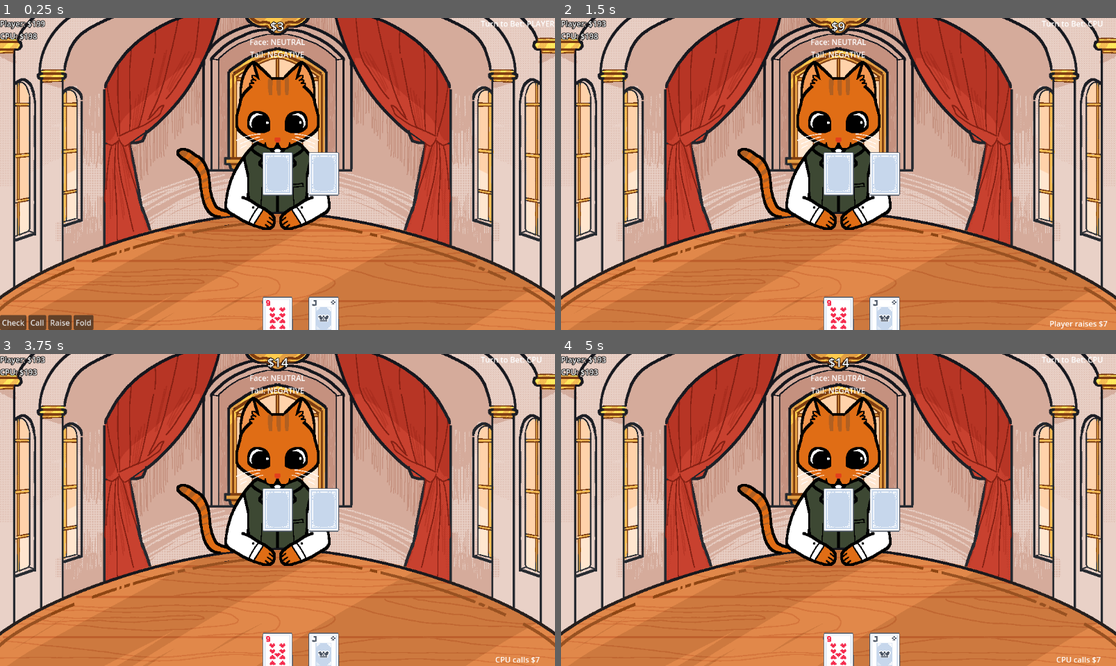
Above: before the commit, frames 1-4 (two rows, left to right).
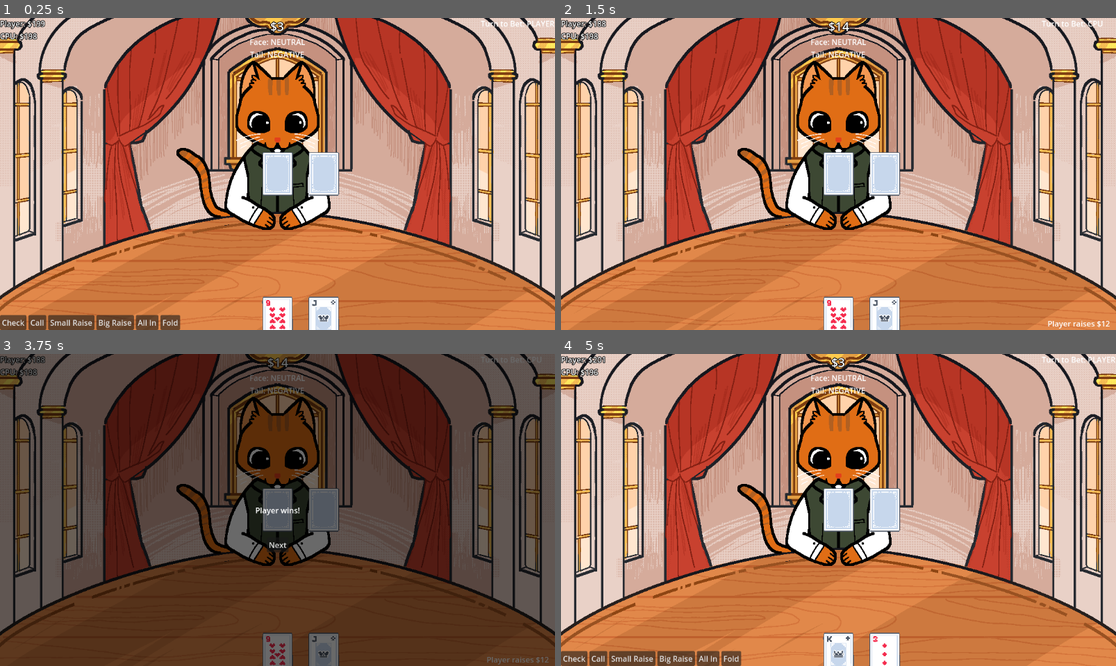
Above: after the commit, the same moments.

Repository: david8zhang/cat-poker
Game: Godot game, scene res://scenes/Main.tscn
Same seed, same stepped clock (60 frames per second), same inputs: the game is played once before the commit and once after it.
Inputs (mouse positions are in pixels of both pictures, inside the frame that each line leads up to):
- Up to frame 1 (0.25 s): no input
- Up to frame 2 (1.5 s): click (622, 323) at 0.5 s, where only the run before the commit has a clickable "Raise"; tap Enter at 1.25 s
- Up to frame 3 (3.75 s): tap Space at 2, 3.5 s; tap Enter at 2.75 s
- Up to frame 4 (5 s): click (838, 544) at 4.25 s, where only the run after the commit has a clickable "Next"

The runs differ from the first frame. In frame 1, 0.8% of the frame differs, in the area x 9-33%, y 95-100%; in frame 2, 0.2%; in frame 3, 95%, in the area x 0-100%, y 0-100%; in frame 4, 2.2%.

Commit message:
added cpu reaction to player bets

Diff:
--- a/scenes/Main.tscn
+++ b/scenes/Main.tscn
@@ -48,11 +48,23 @@
 text = "Call
 "
 
-[node name="Raise" type="Button" parent="CanvasLayer/PlayerActionButtons"]
-layout_mode = 2
-size_flags_horizontal = 4
-size_flags_vertical = 8
-text = "Raise
+[node name="Small Raise" type="Button" parent="CanvasLayer/PlayerActionButtons"]
+layout_mode = 2
+size_flags_horizontal = 4
+size_flags_vertical = 8
+text = "Small Raise"
+
+[node name="Big Raise" type="Button" parent="CanvasLayer/PlayerActionButtons"]
+layout_mode = 2
+size_flags_horizontal = 4
+size_flags_vertical = 8
+text = "Big Raise"
+
+[node name="All in" type="Button" parent="CanvasLayer/PlayerActionButtons"]
+layout_mode = 2
+size_flags_horizontal = 4
+size_flags_vertical = 8
+text = "All In
 "
 
 [node name="Fold" type="Button" parent="CanvasLayer/PlayerActionButtons"]
@@ -183,5 +195,7 @@
 
 [connection signal="button_up" from="CanvasLayer/PlayerActionButtons/Check" to="Player" method="_on_check_button_up"]
 [connection signal="pressed" from="CanvasLayer/PlayerActionButtons/Call" to="Player" method="_on_call_pressed"]
-[connection signal="pressed" from="CanvasLayer/PlayerActionButtons/Raise" to="Player" method="_on_raise_pressed"]
+[connection signal="pressed" from="CanvasLayer/PlayerActionButtons/Small Raise" to="Player" method="_on_small_raise_pressed"]
+[connection signal="pressed" from="CanvasLayer/PlayerActionButtons/Big Raise" to="Player" method="_on_big_raise_pressed"]
+[connection signal="pressed" from="CanvasLayer/PlayerActionButtons/All in" to="Player" method="_on_all_in_pressed"]
 [connection signal="pressed" from="CanvasLayer/PlayerActionButtons/Fold" to="Player" method="_on_fold_pressed"]
--- a/scripts/CPUCardPlayer.gd
+++ b/scripts/CPUCardPlayer.gd
@@ -51,6 +51,7 @@
 
 var curr_face_reaction = FaceReactionTypes.NEUTRAL
 var curr_tail_reaction = TailReactionTypes.NEUTRAL
+var did_reraise = false
 
 func _ready():
 	game.all_ready.connect(all_ready)
@@ -80,6 +81,7 @@
 	game.blind_bet(amount, Game.Side.CPU)
 
 func make_bet(amount):
+	amount = min(amount, curr_bankroll)
 	var amount_added = amount - game.curr_cpu_bet
 	curr_bankroll -= amount_added
 	bet.emit(amount)
@@ -90,8 +92,48 @@
 		amount_to_call = game.curr_player_bet - game.curr_cpu_bet
 	bet.emit(amount_to_call + raise_amount)
 
+func is_curr_hand_better_than_community():
+	match game.curr_phase:
+		Game.GamePhase.FLOP:
+			var best_hand = get_best_hand_flop()
+			var community_hand = Game.Hand.new()
+			community_hand.cards = game.curr_community_cards
+			if game.is_three_of_a_kind(game.curr_community_cards):
+				community_hand.hand_type = Game.HandTypes.THREE_OF_A_KIND
+			if game.is_pair(game.curr_community_cards):
+				community_hand.hand_type = Game.HandTypes.PAIR
+			else:
+				community_hand.hand_type = Game.HandTypes.HIGH_CARD
+			print("Community hand: " + get_enum_name(Game.HandTypes, community_hand.hand_type))
+			print("CPU hand: " + get_enum_name(Game.HandTypes, best_hand.hand_type))
+			return game.compare_hands(best_hand, community_hand) == 1
+		Game.GamePhase.TURN:
+			var best_hand = get_best_hand_turn()
+			var community_hand = Game.Hand.new()
+			community_hand.cards = game.curr_community_cards
+			if game.is_four_of_a_kind(game.curr_community_cards):
+				community_hand.hand_type = Game.HandTypes.FOUR_OF_A_KIND
+			elif game.is_three_of_a_kind(game.curr_community_cards):
+				community_hand.hand_type = Game.HandTypes.THREE_OF_A_KIND
+			elif game.is_two_pair(game.curr_community_cards):
+				community_hand.hand_type = Game.HandTypes.TWO_PAIR
+			if game.is_pair(game.curr_community_cards):
+				community_hand.hand_type = Game.HandTypes.PAIR
+			else:
+				community_hand.hand_type = Game.HandTypes.HIGH_CARD
+			print("Community hand: " + get_enum_name(Game.HandTypes, community_hand.hand_type))
+			print("CPU hand: " + get_enum_name(Game.HandTypes, best_hand.hand_type))
+			return game.compare_hands(best_hand, community_hand) == 1
+		Game.GamePhase.RIVER:
+			var community_hand = game.get_best_5card_hand(game.curr_community_cards)
+			var best_hand = get_best_hand_river()
+			print("Community hand: " + get_enum_name(Game.HandTypes, community_hand.hand_type))
+			print("CPU hand: " + get_enum_name(Game.HandTypes, best_hand.hand_type))
+			return game.compare_hands(best_hand, community_hand) == 1
+
 # Reaction behavior (for easy CPU)
 func react_to_phase():
+	# TODO: Compare the current hand with the best hand using JUST community cards (otherwise we're reacting to a hand the opp may also have)
 	match game.curr_phase:
 		Game.GamePhase.PREFLOP:
 			var type_of_hole_cards = get_hole_cards_type()
@@ -102,41 +144,157 @@
 			else:
 				slightly_negative_react()
 		Game.GamePhase.FLOP:
-			var best_hand_so_far = get_best_hand_flop().hand_type
-			if VERY_STRONG_HAND_TYPES.has(best_hand_so_far):
-				very_positive_react()
-			elif STRONG_HAND_TYPES.has(best_hand_so_far):
-				slightly_positive_react()
-			elif DECENT_HAND_TYPES.has(best_hand_so_far):
-				slightly_positive_react()
-			elif is_straight_draw_flop() or is_flush_draw_flop():
-				slightly_positive_react()
+			if is_curr_hand_better_than_community():
+				var best_hand_so_far = get_best_hand_flop().hand_type
+				if VERY_STRONG_HAND_TYPES.has(best_hand_so_far) or STRONG_HAND_TYPES.has(best_hand_so_far):
+					very_positive_react()
+				elif DECENT_HAND_TYPES.has(best_hand_so_far):
+					slightly_positive_react()
+				elif is_straight_draw_flop() or is_flush_draw_flop():
+					slightly_positive_react()
+				else:
+					neutral_react()
 			else:
 				neutral_react()
 		Game.GamePhase.TURN:
-			var best_hand_so_far = get_best_hand_turn().hand_type
-			if VERY_STRONG_HAND_TYPES.has(best_hand_so_far):
-				very_positive_react()
-			elif STRONG_HAND_TYPES.has(best_hand_so_far):
-				slightly_positive_react()
-			elif DECENT_HAND_TYPES.has(best_hand_so_far):
-				slightly_positive_react()
-			elif is_straight_draw_turn() or is_flush_draw_turn():
-				slightly_positive_react()
+			if is_curr_hand_better_than_community():
+				var best_hand_so_far = get_best_hand_turn().hand_type
+				if VERY_STRONG_HAND_TYPES.has(best_hand_so_far) or STRONG_HAND_TYPES.has(best_hand_so_far):
+					very_positive_react()
+				elif DECENT_HAND_TYPES.has(best_hand_so_far):
+					slightly_positive_react()
+				elif is_straight_draw_turn() or is_flush_draw_turn():
+					slightly_positive_react()
+				else:
+					neutral_react()
 			else:
 				neutral_react()
-			pass
 		Game.GamePhase.RIVER:
-			var best_hand_so_far = get_best_hand_turn().hand_type
-			if VERY_STRONG_HAND_TYPES.has(best_hand_so_far):
-				very_positive_react()
-			elif STRONG_HAND_TYPES.has(best_hand_so_far):
-				slightly_positive_react()
-			elif DECENT_HAND_TYPES.has(best_hand_so_far):
-				slightly_positive_react()
-			else:
-				very_negative_react()
-			pass
+			if is_curr_hand_better_than_community():
+				var best_hand_so_far = get_best_hand_river().hand_type
+				if VERY_STRONG_HAND_TYPES.has(best_hand_so_far) or STRONG_HAND_TYPES.has(best_hand_so_far):
+					slightly_positive_react()
+				elif DECENT_HAND_TYPES.has(best_hand_so_far):
+					slightly_positive_react()
+				else:
+					very_negative_react()
+			else:
+				neutral_react()
+
+func do_action():
+	var best_hand = Game.Hand.new()
+	var is_pre_flop = false
+	match game.curr_phase:
+		Game.GamePhase.PREFLOP:
+			is_pre_flop = true
+		Game.GamePhase.FLOP:
+			best_hand = get_best_hand_flop()
+		Game.GamePhase.TURN:
+			best_hand = get_best_hand_turn()
+		Game.GamePhase.RIVER:
+			best_hand = get_best_hand_river()
+
+	# If player goes all in
+	if game.curr_player_bet == game.player.curr_bankroll:
+		print("Responding to player all-in...")
+		if is_pre_flop:
+			var hole_card_type = get_hole_cards_type()
+			if STRONG_HOLE_CARD_TYPES.has(hole_card_type):
+				# Fold 25% of the time, otherwise call
+				var should_fold = randi_range(0, 3) == 1
+				if should_fold:
+					game.fold(Game.Side.CPU)
+				else:
+					call_bet()
+			else:
+				# Fold 66% of the time, otherwise call
+				var should_fold = randi_range(0, 2) != 1
+				if should_fold:
+					game.fold(Game.Side.CPU)
+				else:
+					call_bet()
+		else:
+			# Only call if we have the strongest hands
+			if VERY_STRONG_HAND_TYPES.has(best_hand.hand_type):
+				call_bet()
+			else:
+				var should_fold = randi_range(0, 3) == 1
+				if should_fold:
+					game.fold(Game.Side.CPU)
+				else:
+					call_bet()
+
+	# If player raises:
+	if game.curr_player_bet > game.curr_cpu_bet:
+		print("Responding to player raise...")
+		# CPU only ever re-raises once
+		if did_reraise:
+			call_bet()
+		elif is_pre_flop:
+			var hole_card_type = get_hole_cards_type()
+			if hole_card_type == HoleCardType.TRASH:
+				var should_fold = randi_range(0, 1) == 1
+				if should_fold:
+					game.fold(Game.Side.CPU)
+				else:
+					call_bet()
+			elif STRONG_HOLE_CARD_TYPES.has(hole_card_type):
+				did_reraise = true
+				raise(SMALL_RAISE_AMOUNT)
+			else:
+				call_bet()
+		else:
+			var best_hand_type = best_hand.hand_type
+			if VERY_STRONG_HAND_TYPES.has(best_hand_type):
+				raise(BIG_RAISE_AMOUNT)
+			elif STRONG_HAND_TYPES.has(best_hand_type):
+				raise(SMALL_RAISE_AMOUNT)
+			elif DECENT_HAND_TYPES.has(best_hand_type):
+				call_bet()
+			else:
+				game.fold(Game.Side.CPU)
+
+
+	# If player checks
+	elif game.curr_player_bet == 0:
+		print("Responding to player check...")
+		if is_pre_flop:
+			var hole_card_type = get_hole_cards_type()
+			if STRONG_HOLE_CARD_TYPES.has(hole_card_type):
+				raise(SMALL_RAISE_AMOUNT)
+			else:
+				check()
+		else:
+			var best_hand_type = best_hand.hand_type
+			if VERY_STRONG_HAND_TYPES.has(best_hand_type):
+				raise(BIG_RAISE_AMOUNT)
+			elif STRONG_HAND_TYPES.has(best_hand_type):
+				raise(SMALL_RAISE_AMOUNT)
+			else:
+				check()
+
+	# If CPU is the first to act
+	else:
+		if is_pre_flop:
+			var hole_card_type = get_hole_cards_type()
+			if STRONG_HOLE_CARD_TYPES.has(hole_card_type):
+				raise(SMALL_RAISE_AMOUNT)
+			else:
+				check()
+		else:
+			var best_hand_type = best_hand.hand_type
+			if VERY_STRONG_HAND_TYPES.has(best_hand_type):
+				raise(BIG_RAISE_AMOUNT)
+			elif STRONG_HAND_TYPES.has(best_hand_type):
+				raise(SMALL_RAISE_AMOUNT)
+			elif DECENT_HAND_TYPES.has(best_hand_type):
+				var should_bet = randi_range(0, 1) == 1
+				if should_bet:
+					raise(SMALL_RAISE_AMOUNT)
+				else:
+					check()
+			else:
+				check()
 
 func neutral_react():
 	curr_face_reaction = FaceReactionTypes.NEUTRAL
--- a/scripts/CardPlayer.gd
+++ b/scripts/CardPlayer.gd
@@ -2,6 +2,9 @@
 extends Node2D
 
 const STARTING_BANKROLL = 200
+const SMALL_RAISE_AMOUNT = 10
+const BIG_RAISE_AMOUNT = 30
+
 @export var card_scene: PackedScene
 @onready var game = get_node("/root/Game") as Game
 
--- a/scripts/Game.gd
+++ b/scripts/Game.gd
@@ -254,10 +254,7 @@
 	cpu.react_to_phase()
 
 func handle_cpu_action():
-	if curr_player_bet == 0:
-		cpu.check()
-	else:
-		cpu.call_bet()
+	cpu.do_action()
 
 func blind_bet(amount, side: Game.Side):
 	if side == Side.PLAYER:
@@ -394,11 +391,11 @@
 	for i in range(0, 4):
 		# Check all 4 of a kind, 3 of a kind, pair, down to high card
 		var set_type_to_check = 4 - i
-		var sum_of_ranks1 = _get_highest_rank_in_set(hand1_rank_mapping, set_type_to_check)
-		var sum_of_ranks2 = _get_highest_rank_in_set(hand2_rank_mapping, set_type_to_check)
-		if sum_of_ranks1 > sum_of_ranks2:
+		var highest_rank1 = _get_highest_rank_in_set(hand1_rank_mapping, set_type_to_check)
+		var highest_rank2 = _get_highest_rank_in_set(hand2_rank_mapping, set_type_to_check)
+		if highest_rank1 > highest_rank2:
 			return 1
-		elif sum_of_ranks1 < sum_of_ranks2:
+		elif highest_rank1 < highest_rank2:
 			return -1
 	return 0
 
--- a/scripts/PlayerCardPlayer.gd
+++ b/scripts/PlayerCardPlayer.gd
@@ -11,8 +11,14 @@
 	if game.curr_cpu_bet > 0:
 		call_bet()
 
-func _on_raise_pressed():
-	make_bet(game.curr_cpu_bet + 5) # raise 5
+func _on_small_raise_pressed():
+	make_bet(game.curr_cpu_bet + SMALL_RAISE_AMOUNT)
+
+func _on_big_raise_pressed():
+	make_bet(game.curr_cpu_bet + BIG_RAISE_AMOUNT)
+
+func _on_all_in_pressed():
+	make_bet(curr_bankroll)
 
 func _on_fold_pressed():
 	game.fold(Game.Side.PLAYER)
@@ -22,11 +28,12 @@
 	curr_bankroll -= amount_to_call
 	bet.emit(game.curr_cpu_bet)
 
+func make_bet(amount):
+	amount = min(amount, curr_bankroll)
+	var amount_added = amount - game.curr_player_bet
+	curr_bankroll -= amount_added
+	bet.emit(amount)
+
 func blind_bet(amount):
 	curr_bankroll -= amount
 	game.blind_bet(amount, Game.Side.PLAYER)
-
-func make_bet(amount):
-	var amount_added = amount - game.curr_player_bet
-	curr_bankroll -= amount_added
-	bet.emit(amount)
